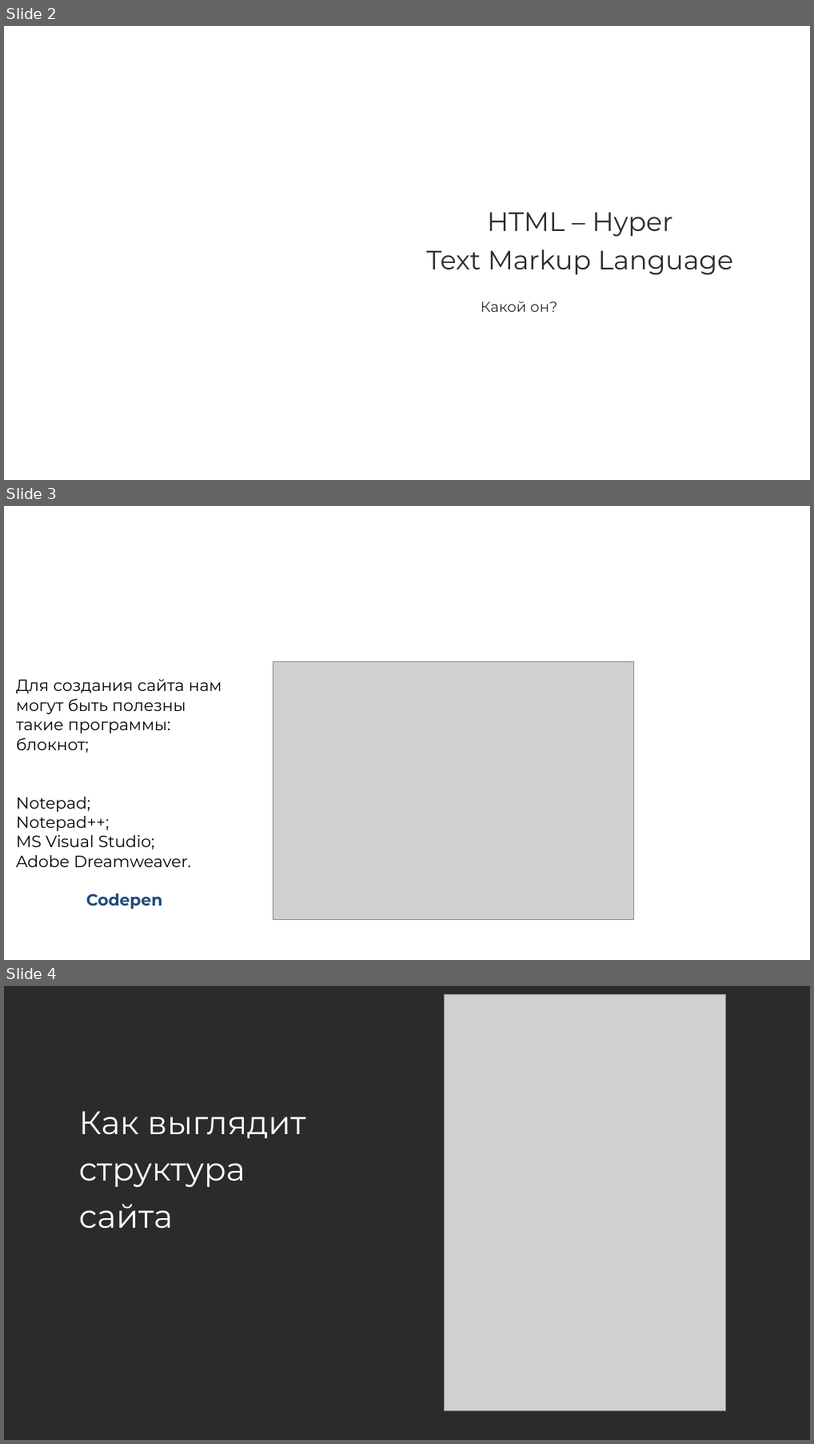
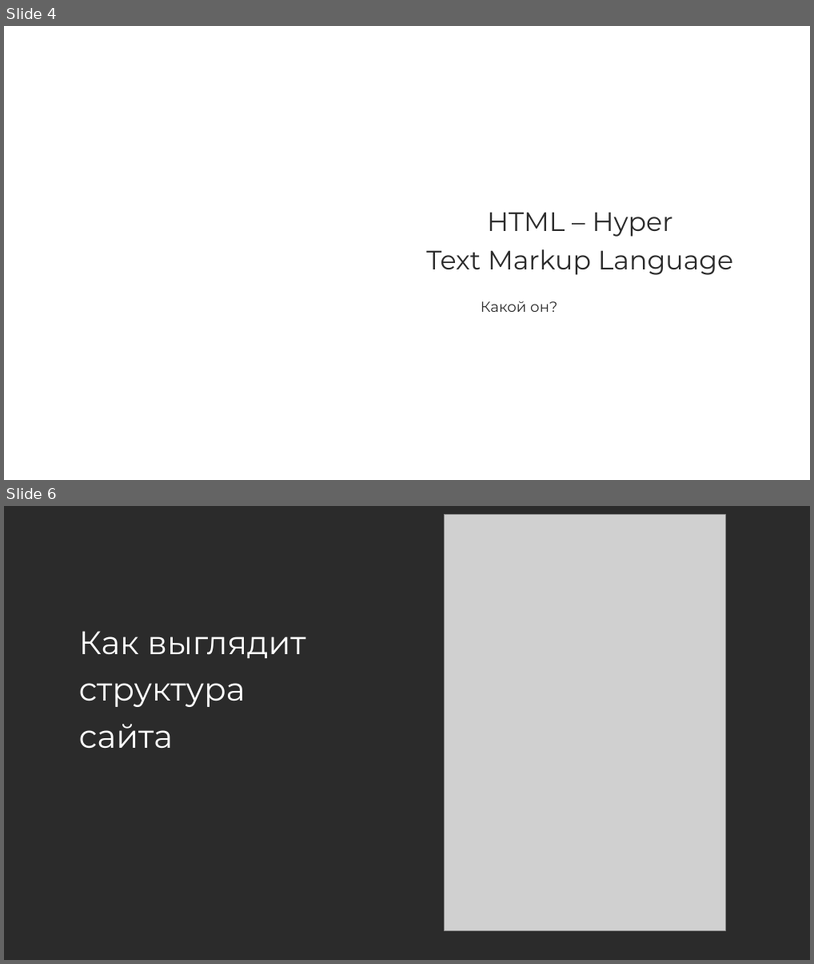
Before and after one commit to Anastariya-qa-37/AcademyTopHTML, a slide deck: Презентации/1 Урок. HTML.pptx. Shown one above the other, each under a label of ours: slides 2, 3 and 4 before the commit, slides 4 and 6 after it; the slides between them are not shown. The pictures are 814x1444 and 814x964 pixels, drawn with LibreOffice and Linux fonts; fonts in the diff are those of the drawing; grey boxes stand for pictures; background and template pictures are left out; a plain dark background stands for a picture behind light text. Boxes give left, top, right and bottom in pixels: in the first picture for what was removed or moved away, otherwise in the second. Text is boxed around its words. In the diff, an @@ line names an element or a change of style, - is before the commit and + after.

```diff
--- a/Презентации/1 Урок. HTML.pptx
+++ b/Презентации/1 Урок. HTML.pptx
@@ slide 3 removed at (x1=4, y1=506, x2=810, y2=960), background picture (left out) @@
@@ picture removed at (x1=273, y1=662, x2=634, y2=919) @@
@@ text removed at (x1=16, y1=679, x2=222, y2=908) @@
-Для создания сайта нам могут быть полезны такие программы:
-блокнот;
-Notepad;
-Notepad++;
-MS Visual Studio;
-Adobe Dreamweaver.
-Codepen
@@ what was slide 2 is now slide 4 @@
@@ what was slide 4 is now slide 6 @@
```
Also in this commit, not shown: 8 slides added, 1 other file.
